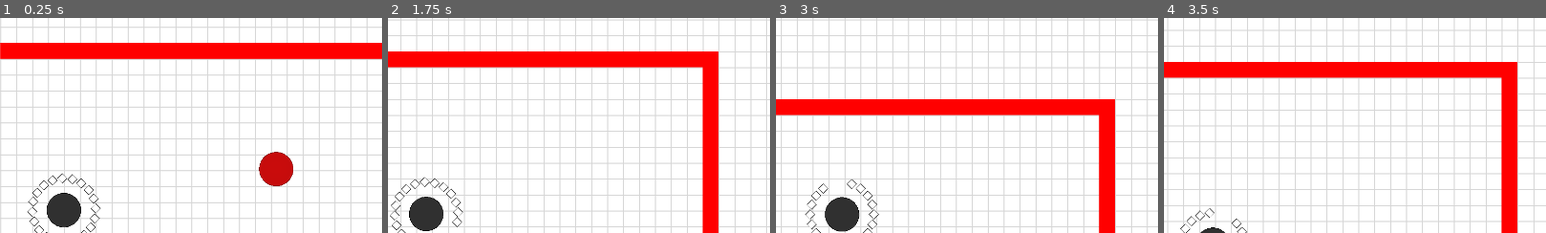
Above: before the commit, frames 1-4 (left to right).
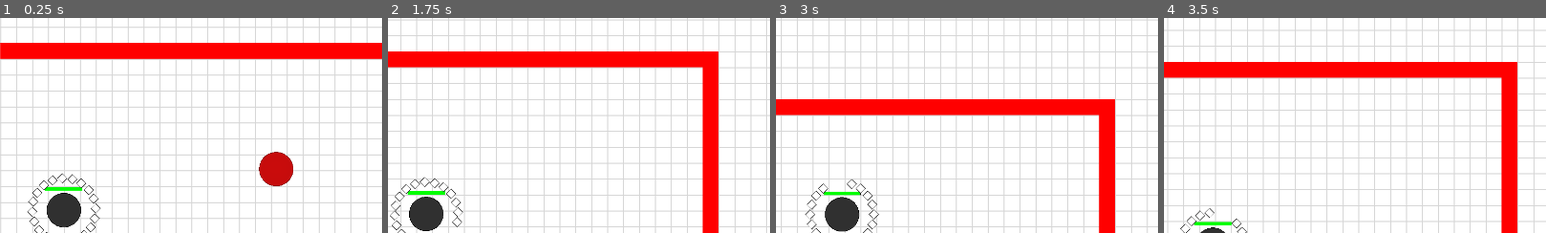
Above: after the commit, the same moments.

Repository: tim2go/wumpusflorr
Game: Godot game, scene res://scenes/test_level.tscn
The game is run twice, just before and just after one commit, with the same random seed, the same clock (stepped at 60 frames per second) and the same inputs. The project has no main scene, so this scene is started directly.
Inputs (mouse positions are % of the whole screen's width and height, from its top left):
- Up to frame 1 (0.25 s): no input
- Up to frame 2 (1.75 s): move the mouse to (72, 45) at 0.52 s; click (72, 45) at 0.6 s; move the mouse to (30, 55) at 1.27 s; click (30, 55) at 1.35 s
- Up to frame 3 (3 s): move the mouse to (60, 28) at 2.02 s; click (60, 28) at 2.1 s; move the mouse to (45, 70) at 2.77 s; click (45, 70) at 2.85 s
- Up to frame 4 (3.5 s): no input
The pictures show only the part of the screen within x 42-92%, y 5-55%; the shares and areas given below are measured in that part.

The runs differ from the first frame. In frame 1, 0.2% of the frame differs, in the area x 11-22%, y 78-81%; in frame 2, 0.2%; in frame 3, 0.2%; in frame 4, 0.2%, in the area x 7-18%, y 94-97%.

Commit message:
added stamina bar
stamina drains when expanding petals

Diff:
--- a/scenes/player.tscn
+++ b/scenes/player.tscn
@@ -17,6 +17,22 @@
 [node name="Sprite2D" type="Sprite2D" parent="."]
 texture = ExtResource("1_3vyb7")
 
+[node name="StaminaBarBg" type="ColorRect" parent="."]
+unique_name_in_owner = true
+offset_left = -75.0
+offset_top = -91.0
+offset_right = 75.0
+offset_bottom = -77.0
+color = Color(0, 0, 0, 1)
+
+[node name="StaminaBar" type="ColorRect" parent="."]
+unique_name_in_owner = true
+offset_left = -75.0
+offset_top = -91.0
+offset_right = 75.0
+offset_bottom = -77.0
+color = Color(0, 1, 0, 1)
+
 [node name="Camera2D" type="Camera2D" parent="."]
 position_smoothing_enabled = true
 position_smoothing_speed = 3.0
--- a/scripts/player.gd
+++ b/scripts/player.gd
@@ -6,7 +6,17 @@
 
 var left_click_down : bool = false
 
+const max_stamina : int = 150
+const stamina_drain_per_sec : int = 75
+const stamina_recover_per_sec : int = 15
+var stamina : float = max_stamina
+
+@onready var stamina_bar_bg = %StaminaBarBg
+@onready var stamina_bar = %StaminaBar
+
 func _ready() -> void:
+	stamina_bar_bg.size.x = max_stamina
+	stamina_bar.size.x = stamina
 	for i in range(petal_num):
 		var new_pellet = pellet.instantiate() # creates new pellet object
 		new_pellet.current_angle = (360/petal_num) * i # calculates starting angle
@@ -29,12 +39,21 @@
 		left_click_down = false
 
 	# when left click held, radius of pellets increases
-	if left_click_down:
+	if left_click_down and stamina >= 0:
+		stamina -= stamina_drain_per_sec * delta
 		for p in Global.pellet_inventory:
 			p.dist = 200
 	else:
+		stamina += stamina_recover_per_sec * delta
 		for p in Global.pellet_inventory:
 			p.dist = 128
+
+	if stamina > max_stamina:
+		stamina = max_stamina
+	if stamina < 0:
+		stamina = 0
+
+	stamina_bar.size.x = stamina
 
 
 func _on_player_area_area_entered(area: Area2D) -> void:
